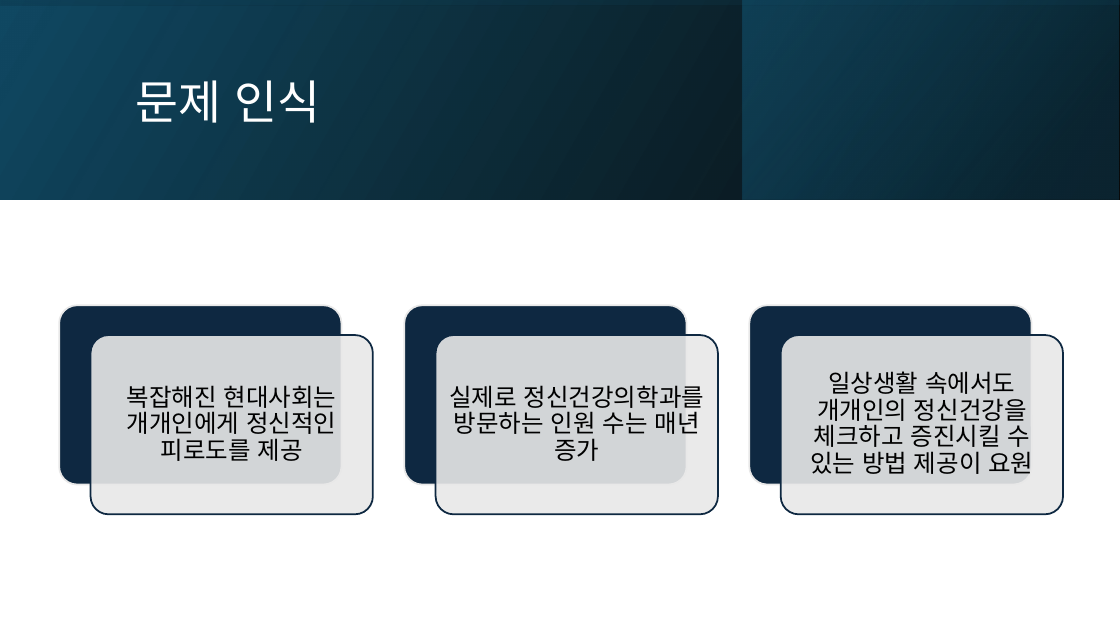
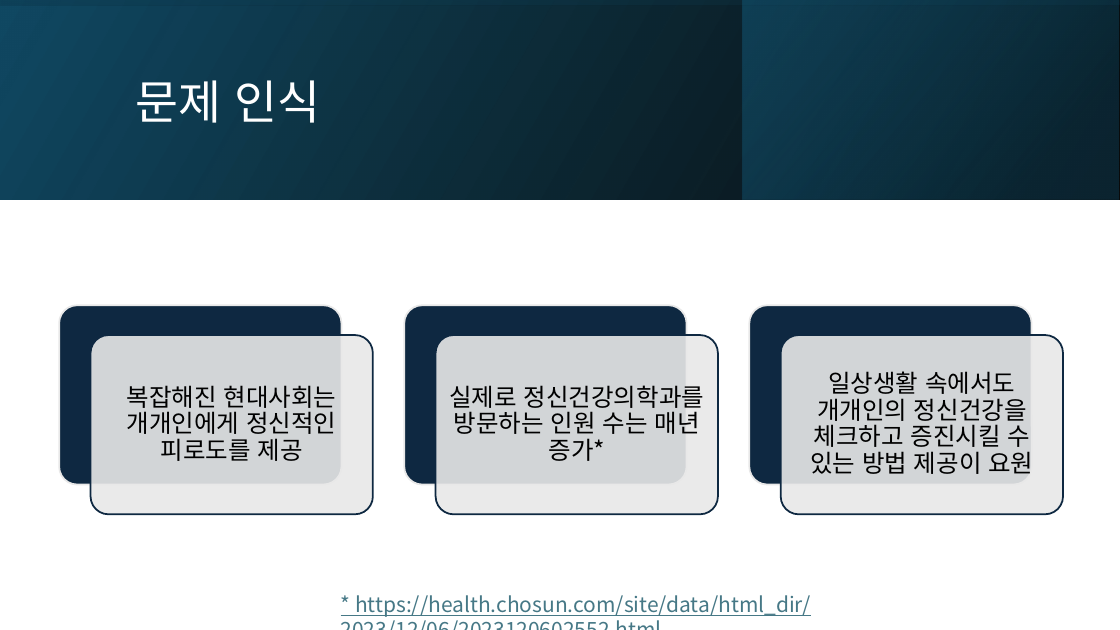
Before and after one commit to jeongwoo-gobroad/Project-toDoctoDoc, a slide deck: slide 3 of Project Mentally.pptx. Drawn at 1120x630 pixels with LibreOffice and Linux fonts; fonts in the diff are those of the drawing. Boxes give left, top, right and bottom in pixels: in the first picture for what was removed or moved away, otherwise in the second. Text is boxed around its words. In the diff, an @@ line names an element or a change of style, - is before the commit and + after.

```diff
--- a/Project Mentally.pptx
+++ b/Project Mentally.pptx
@@ text at bbox=[449, 385, 704, 461]: text changed @@
-실제로 정신건강의학과를 방문하는 인원 수는 매년 증가
+실제로 정신건강의학과를 방문하는 인원 수는 매년 증가*
@@ text added at bbox=[355, 595, 810, 617], 18 pt, text #467886, underline @@
+* https://health.chosun.com/site/data/html_dir/2023/12/06/2023120602552.html
```
Also in this commit, not shown: 3 other slides changed, 37 other files.
